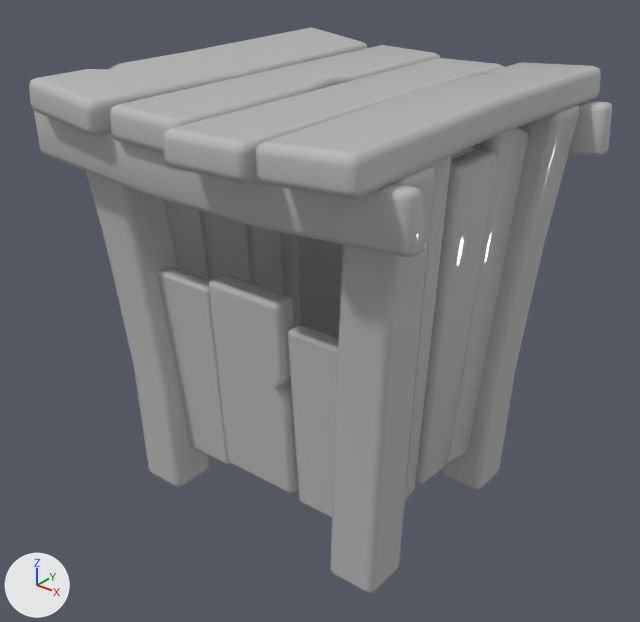
One commit to the FBX model ValleyProduction/Assets/_Art/Meshes/Environment/Infrastructure/SM_TrashBin_01.fbx: the scene before it, then after it.
The view is the same before and after, from a camera (50 mm lens) standing at (2.17, -2.8, 2.57) and looking at (0.0, -0.08, 0.88). Arrows for +X, +Y and +Z are at lower left; the lights stay in place. Where no turn or scale is listed for an object, it has been applied to the vertices.

In view in the first picture: 'SM_TrashBin_01'.
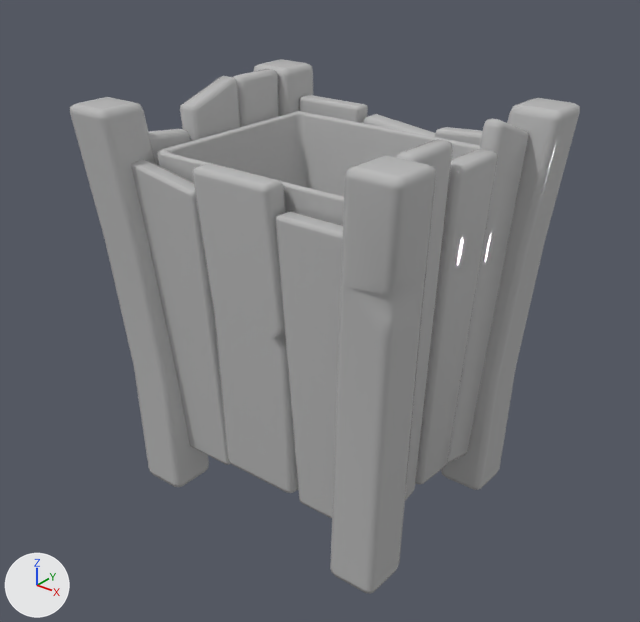
Where the change shows, as pixel boxes (x1, y1, x2, y2) in the pictures (640 x 622 px; the box of a moved part takes in the faces that stretch with it):
'SM_TrashBin_01', reshaped (12% narrower): before (29, 27, 612, 594); after (70, 59, 580, 594)
part 1 of me_mesh, added: after (157, 111, 480, 225)
part 2 of me_mesh, deleted: before (256, 62, 601, 199)
part 3 of me_mesh, deleted: before (29, 27, 368, 135)
part 4 of me_mesh, deleted: before (34, 111, 426, 257)
part 5 of me_mesh, deleted: before (110, 45, 440, 154)
part 6 of me_mesh, deleted: before (163, 58, 504, 183)
part 7 of me_mesh, moved or reshaped: before (298, 102, 612, 338); after (299, 95, 483, 145)
part 8 of me_mesh, moved or reshaped: before (158, 267, 339, 516); after (131, 159, 343, 516)

What changed in the scene script:
```text
Change me_mesh:
    used by ob_sm_trashbin_01; location = (0.0, 0.0, 0.0)
    remove me_mesh.from_pydata(...)  # 1750 vertices, 1710 faces; spans x -0.9..0.89, y -0.93..0.85, z 0.0..1.91
    add me_mesh.from_pydata(...)  # 1378 vertices, 1337 faces; spans x -0.8..0.79, y -0.69..0.6, z 0.0..1.79
    me_mesh part 1: a new loose piece of 72 vertices spanning x -0.54..0.55, y -0.5..0.41, z 0.4..1.6, in mat_material__25 (grey #bcbcbc)
    me_mesh part 2: the loose piece of 92 vertices spanning x 0.39..0.8, y -0.93..0.75, z 1.75..1.9 is deleted
    me_mesh part 3: the loose piece of 92 vertices spanning x -0.8..-0.39, y -0.86..0.83, z 1.74..1.91 is deleted
    me_mesh part 4: the loose piece of 80 vertices spanning x -0.9..0.89, y -0.79..-0.68, z 1.53..1.78 is deleted
    me_mesh part 5: the loose piece of 80 vertices spanning x -0.37..-0.01, y -0.83..0.85, z 1.72..1.86 is deleted
    me_mesh part 6: the loose piece of 56 vertices spanning x 0.01..0.37, y -0.93..0.74, z 1.72..1.86 is deleted
    me_mesh part 7: 24 vertices moved from x 0.2..0.49, y 0.34..0.43, z 0.62..0.71 to x 0.2..0.49, y 0.37..0.46, z 0.84..0.93; 152 vertices removed from x -0.9..0.89, y 0.37..0.7, z 0.99..1.78; 108 vertices added at x -0.56..0.56, y -0.06..0.56, z 0.2..1.64
    me_mesh part 8: 108 vertices moved from x -0.52..0.52, y -0.57..-0.44, z 0.72..1.15 to x -0.57..0.56, y -0.62..-0.44, z 0.94..1.62
```
